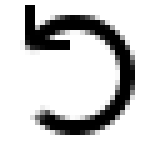
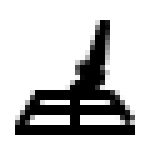
Layered file, before and after one edit (w=150, h=150). Changes by layer:
added layer "Shape 28" above "Layer 3" over [15, 20, 135, 135]
hid "Shape 11" over [20, 5, 135, 135]
